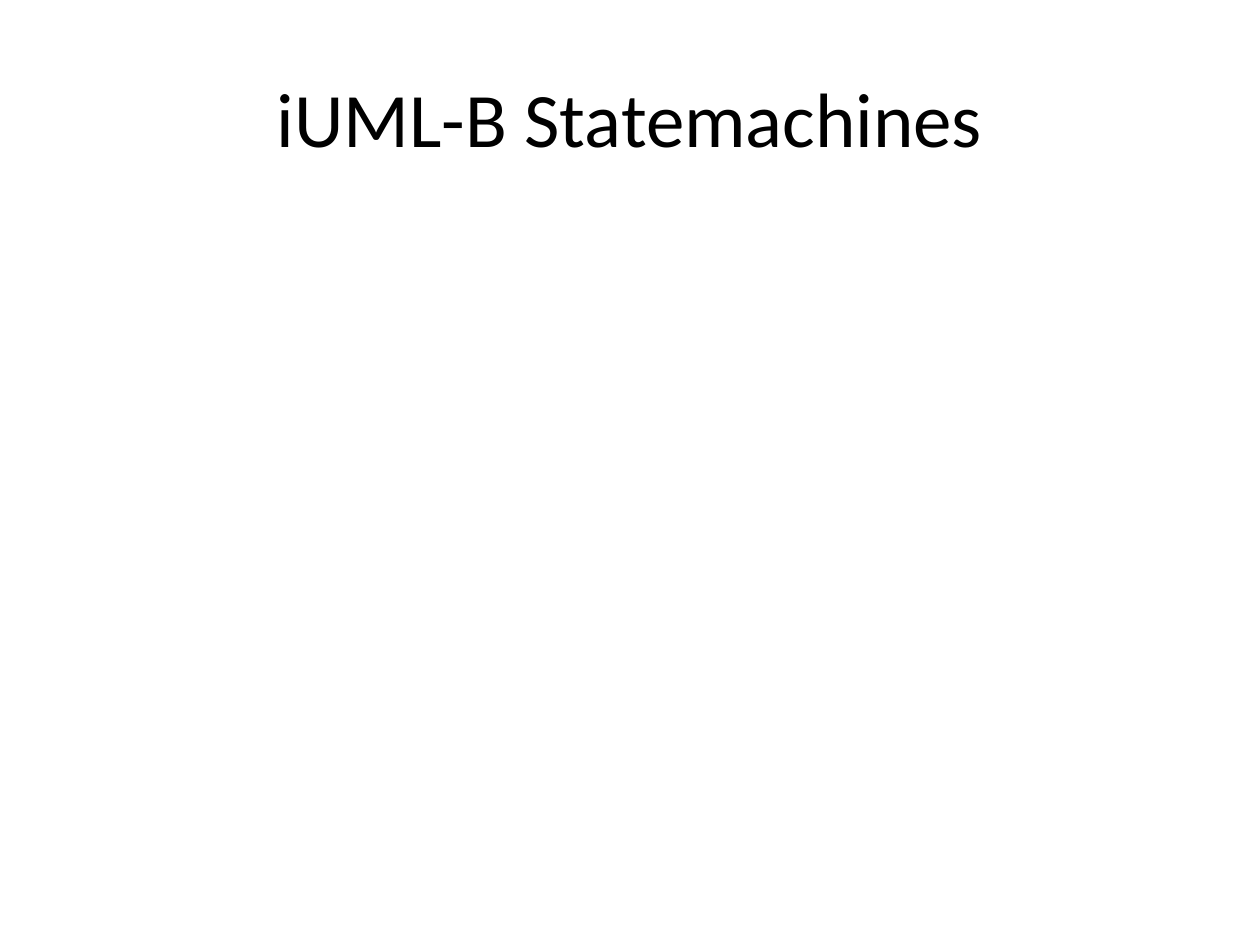
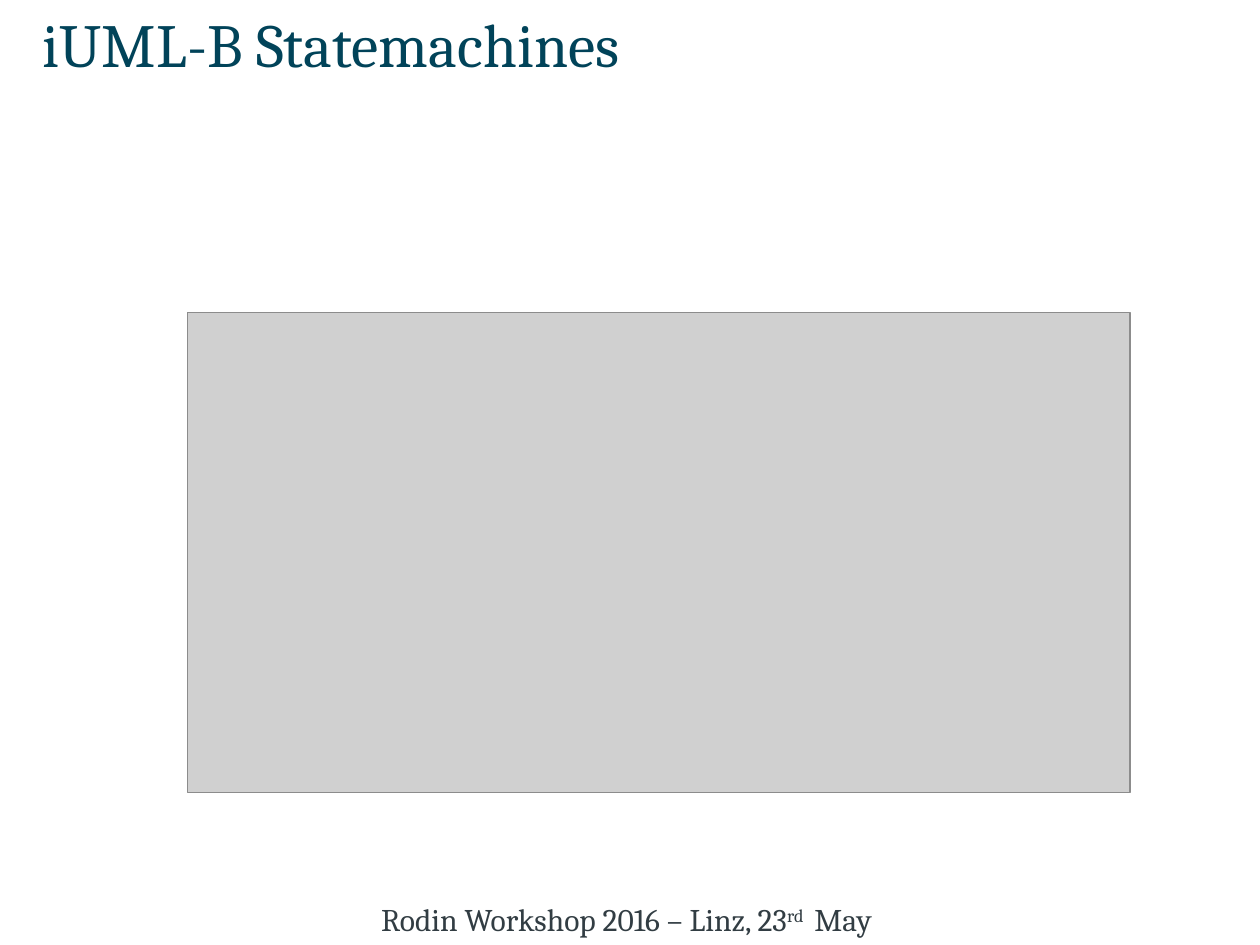
Before and after one commit to kmorris3/rodin_scxml_plugin, a slide deck: slide 5 of manuscripts/RW2016/RodingWS16_SCXML.pptx (slide 4 before the commit). Drawn at 1260x945 pixels with LibreOffice and Linux fonts; fonts in the diff are those of the drawing; grey boxes stand for pictures. Boxes give left, top, right and bottom in pixels: in the first picture for what was removed or moved away, otherwise in the second. Text is boxed around its words. In the diff, an @@ line names an element or a change of style, - is before the commit and + after.

Commit message:
Completed presentation for Rodin Workshop 2016

```diff
--- a/manuscripts/RW2016/RodingWS16_SCXML.pptx
+++ b/manuscripts/RW2016/RodingWS16_SCXML.pptx
@@ title "iUML-B Statemachines": place and size @@
-title "iUML-B Statemachines" at [277,93,982,148]
+title "iUML-B Statemachines" at [43,24,619,68]
@@ title "iUML-B Statemachines" at [43,24,619,68]: size 44 to 35 pt, font Calibri to Cambria, text colour #000000 to #014359; alignment centre to left; vertical alignment middle to top @@
@@ picture added at [188,312,1130,793] @@
@@ text added at [381,909,871,938], 18 pt, text #323D43 @@
+Rodin Workshop 2016 – Linz, 23rd May
```
Also in this commit, not shown: 9 other slides changed, 10 slides added, 4 slides removed.
